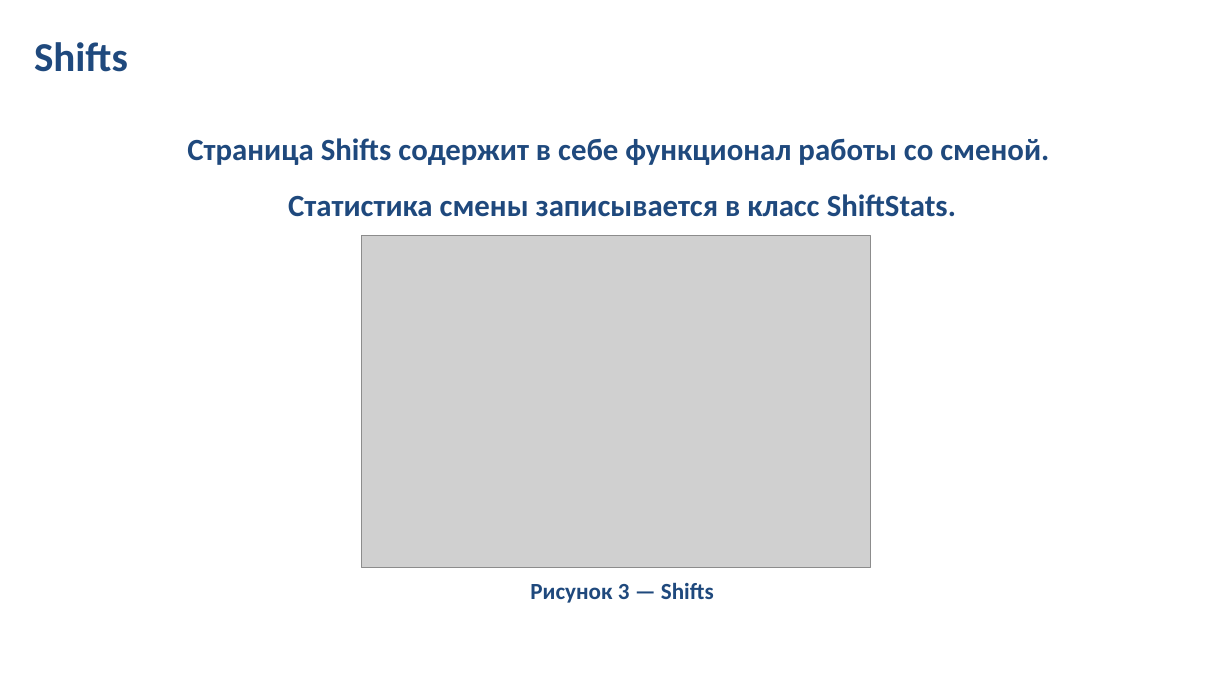
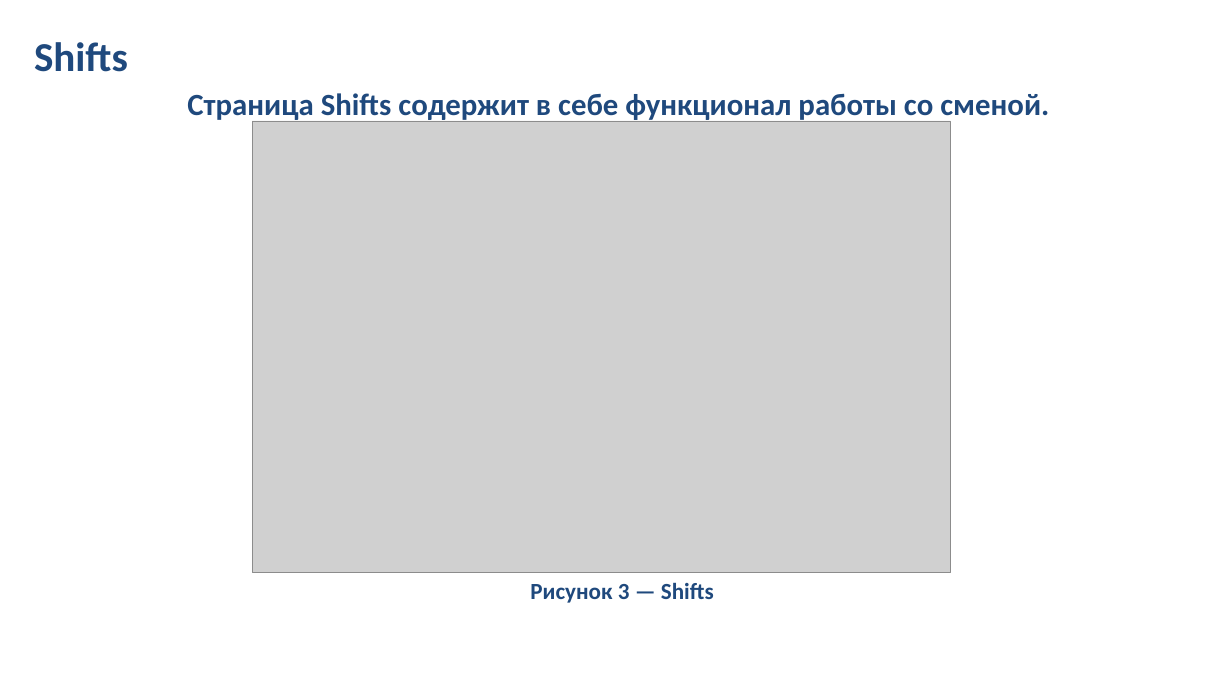
Before and after one commit to Romedov/Industrial-practice, a slide deck: slide 4 of PractProject 4-1/Портянка 1/prezentatsia_1_praktika.pptx. Drawn at 1232x693 pixels with LibreOffice and Linux fonts; fonts in the diff are those of the drawing; grey boxes stand for pictures; background and template pictures are left out. Boxes give left, top, right and bottom in pixels: in the first picture for what was removed or moved away, otherwise in the second. Text is boxed around its words. In the diff, an @@ line names an element or a change of style, - is before the commit and + after.

```diff
--- a/PractProject 4-1/Портянка 1/prezentatsia_1_praktika.pptx
+++ b/PractProject 4-1/Портянка 1/prezentatsia_1_praktika.pptx
@@ text "Страница Shifts содержит в себе ...": place and size @@
-text "Страница Shifts содержит в себе ..." at (187,138,1049,217)
+text "Страница Shifts содержит в себе ..." at (187,93,1049,123)
@@ picture: place and size @@
-picture at (362,236,871,568)
+picture at (252,121,951,573)
@@ text at (288,194,956,217): paragraph removed @@
-Статистика смены записывается в класс ShiftStats.
```
Also in this commit, not shown: 4 other slides changed, 2 slides added, 1 slide removed.
